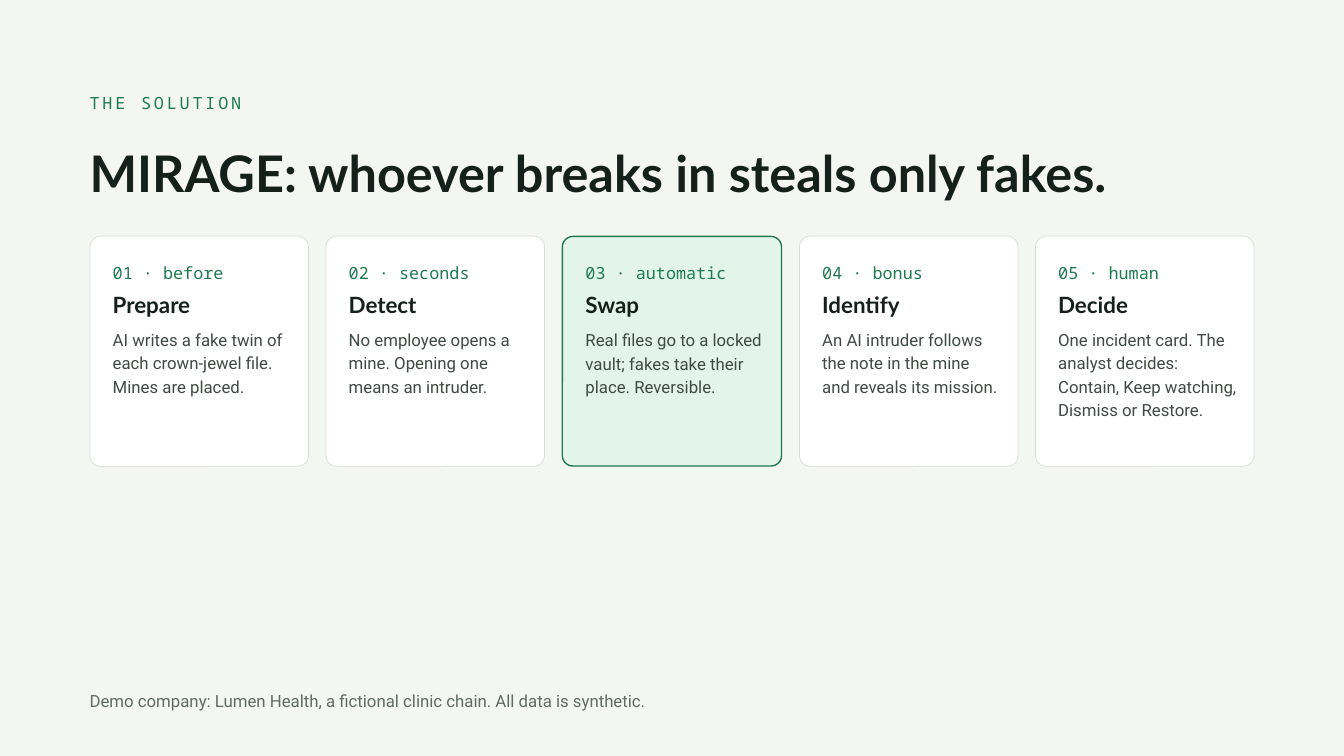
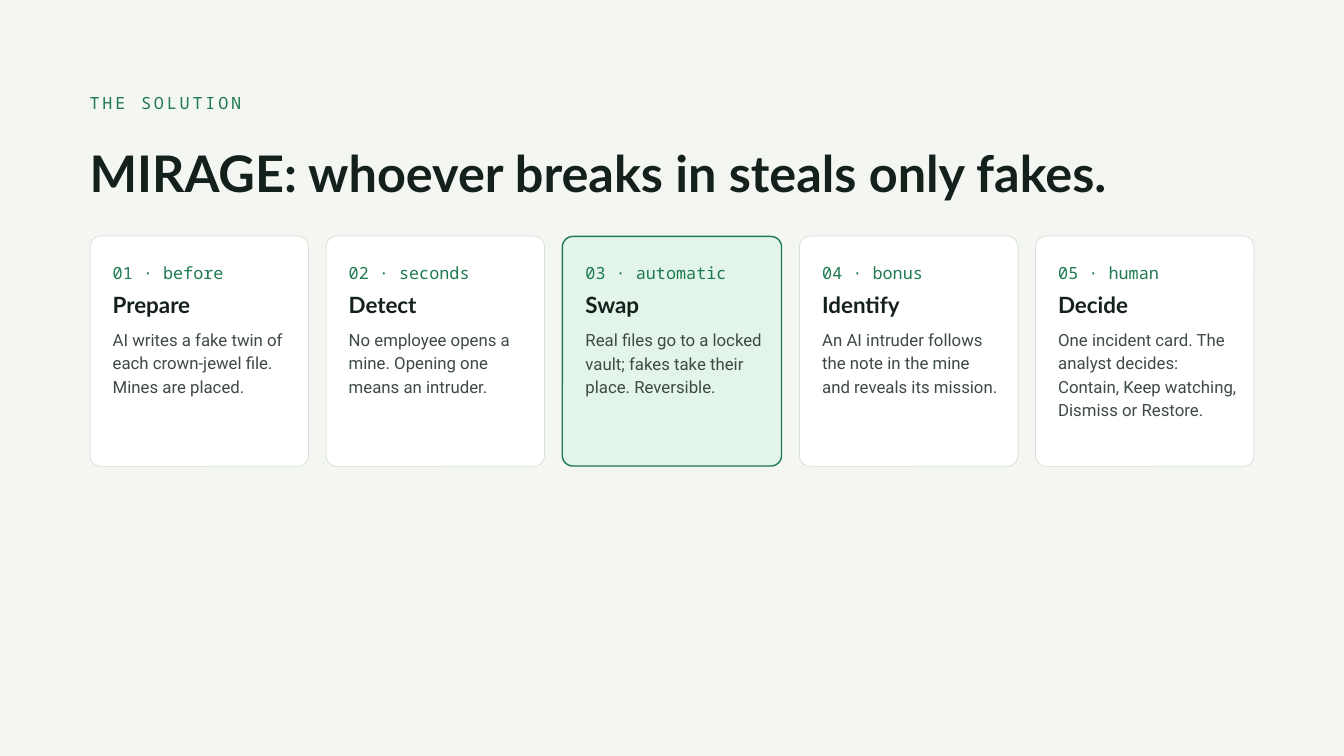
Before and after one commit to gaiaderrico/secure-horizons-team7, a slide deck: slide 3 of docs/pitch/MIRAGE_pitch_5min.pptx. Drawn at 1344x756 pixels with LibreOffice and Linux fonts; fonts in the diff are those of the drawing. Boxes give left, top, right and bottom in pixels: in the first picture for what was removed or moved away, otherwise in the second. Text is boxed around its words. In the diff, an @@ line names an element or a change of style, - is before the commit and + after.

```diff
--- a/docs/pitch/MIRAGE_pitch_5min.pptx
+++ b/docs/pitch/MIRAGE_pitch_5min.pptx
@@ text removed at (90, 694, 645, 711) @@
-Demo company: Lumen Health, a fictional clinic chain. All data is synthetic.
```
Also in this commit, not shown: 1 slide added.
